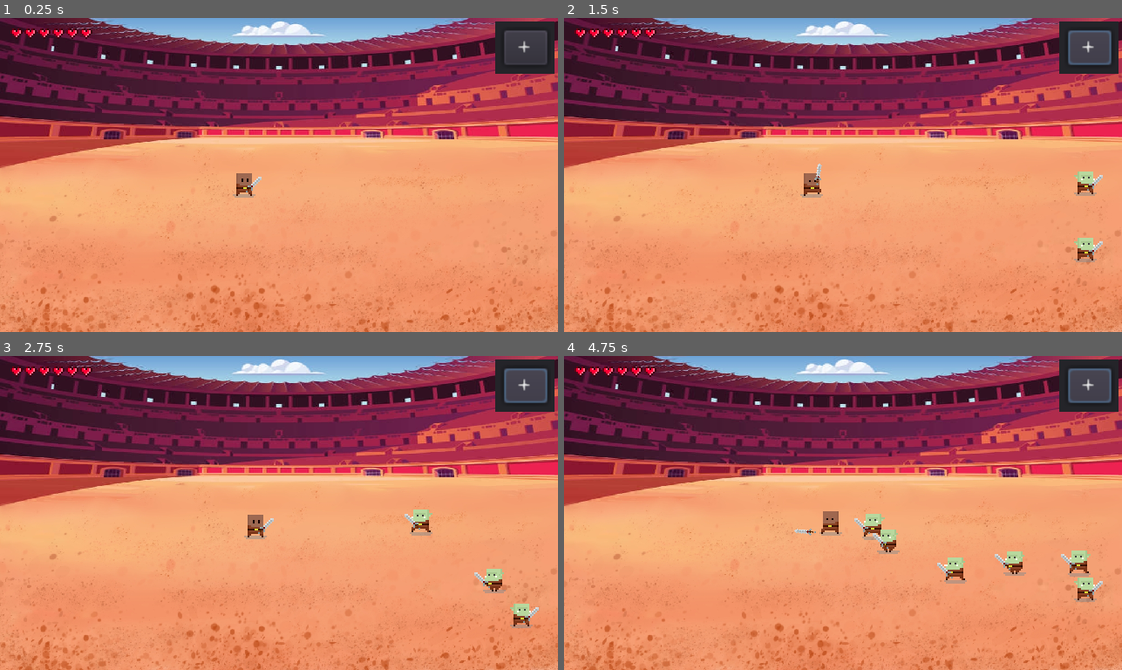
Above: before the commit, frames 1-4 (two rows, left to right).
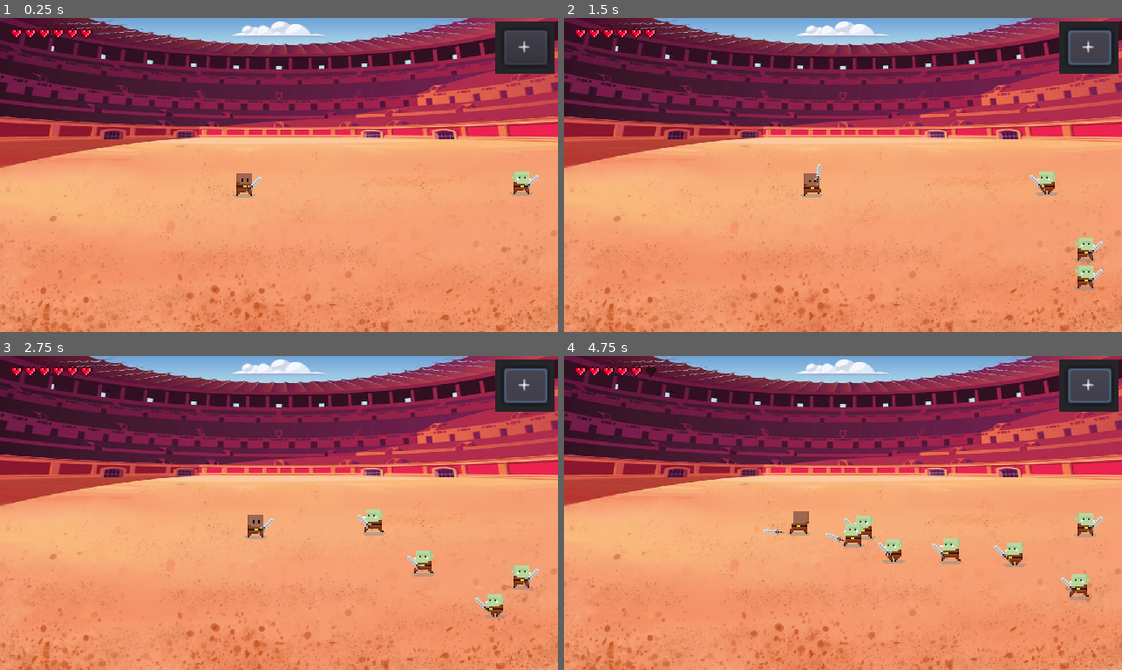
Above: after the commit, the same moments.

Repository: woliveira82/godot-arena
Game: Godot game, scene res://src/game/levels/Arena.tscn
Same seed, same stepped clock (60 frames per second), same inputs: the game is played once before the commit and once after it.
Inputs:
- Up to frame 1 (0.25 s): no input
- Up to frame 2 (1.5 s): click "+" at 0.5 s; hold Right (ui_right) from 1.28 s (still down); tap Space (attack) at 1.35 s
- Up to frame 3 (2.75 s): release Right (ui_right) at 2.03 s; hold Down (ui_down) from 2.03 s (still down); tap Space (attack) at 2.1 s
- Up to frame 4 (4.75 s): release Down (ui_down) at 2.78 s; hold Right (ui_right) 2.78-3.53 s; tap Space (attack) at 2.85, 3.6, 4.35 s; hold Up (ui_up) 3.53-4.28 s; hold Left (ui_left) from 4.28 s (still down)

The runs differ from the first frame. In frame 1, 0.3% of the frame differs, in the area x 42-97%, y 48-57%; in frame 2, 0.8%; in frame 3, 1.8%; in frame 4, 3.1%, in the area x 14-97%, y 3-79%.

Commit message:
feat: add enemy death

Diff:
--- a/src/game/characters/Enemy.gd
+++ b/src/game/characters/Enemy.gd
@@ -8,18 +8,21 @@
 	IDLE,
 	MOVE,
 	ATTACK,
-	DAMAGE
+	DAMAGE,
+	DYING,
 }
 
 onready var animated_sprite = $AnimatedSprite
+onready var animation = $AnimationPlayer
+onready var timer_state = $TimerState
+onready var weapon_position = $Position2D
 onready var weapon = $Position2D/Sword
-onready var weapon_position = $Position2D
-onready var timer_state = $TimerState
+onready var stats = $Stats
 
 
 var rng = RandomNumberGenerator.new()
 var state = IDLE
-var next_state = IDLE
+var alive: bool = true
 var velocity = Vector2.ZERO
 var enemy = null
 var keep_state: bool = false
@@ -32,7 +35,7 @@
 
 
 func _physics_process(delta):
-	if not keep_state:
+	if not keep_state and alive:
 		if _close_to(enemy):
 			_keep_state(0.5, ATTACK)
 
@@ -44,6 +47,7 @@
 		MOVE: _move_toward(enemy, delta)
 		ATTACK: _attack(delta)
 		DAMAGE: _damage(delta)
+		DYING: _dying(delta)
 
 	_flip_sprite(velocity.x)
 	velocity = move_and_slide(velocity)
@@ -86,6 +90,11 @@
 	velocity = velocity.move_toward(Vector2.ZERO, FRICTION * delta)
 
 
+func _dying(delta):
+	animated_sprite.play("Dying")
+	velocity = velocity.move_toward(Vector2.ZERO, FRICTION * delta)
+
+
 func _move_toward(target_enemy, delta):
 	animated_sprite.play("Run")
 	weapon.run()
@@ -104,6 +113,15 @@
 
 
 func _on_Hurtbox_area_entered(area):
-	_keep_state(0.5, DAMAGE)
-	var push_force = 150 if area.global_position.x < position.x else -150
-	velocity.x += push_force
+	if alive:
+		_keep_state(0.5, DAMAGE)
+		stats.harm(1)
+		var push_force = 150 if area.global_position.x < position.x else -150
+		velocity.x += push_force
+
+
+func _on_Stats_no_health():
+	keep_state = true
+	alive = false
+	state = DYING
+	animation.play("Vanish")
--- a/src/game/characters/Enemy.tscn
+++ b/src/game/characters/Enemy.tscn
@@ -1,13 +1,59 @@
-[gd_scene load_steps=7 format=2]
+[gd_scene load_steps=10 format=2]
 
 [ext_resource path="res://src/game/characters/resources/Orc.tres" type="SpriteFrames" id=1]
 [ext_resource path="res://src/game/characters/Enemy.gd" type="Script" id=2]
 [ext_resource path="res://src/game/utils/Hurtbox.tscn" type="PackedScene" id=3]
 [ext_resource path="res://src/game/characters/Sword.tscn" type="PackedScene" id=4]
+[ext_resource path="res://src/game/characters/Stats.tscn" type="PackedScene" id=5]
 
 [sub_resource type="CapsuleShape2D" id=1]
 radius = 1.99999
 height = 6.0
+
+[sub_resource type="Animation" id=3]
+length = 0.001
+tracks/0/type = "value"
+tracks/0/path = NodePath(".:modulate")
+tracks/0/interp = 1
+tracks/0/loop_wrap = true
+tracks/0/imported = false
+tracks/0/enabled = true
+tracks/0/keys = {
+"times": PoolRealArray( 0 ),
+"transitions": PoolRealArray( 1 ),
+"update": 0,
+"values": [ Color( 1, 1, 1, 1 ) ]
+}
+
+[sub_resource type="Animation" id=4]
+resource_name = "Vanish"
+length = 5.0
+tracks/0/type = "value"
+tracks/0/path = NodePath(".:modulate")
+tracks/0/interp = 1
+tracks/0/loop_wrap = true
+tracks/0/imported = false
+tracks/0/enabled = true
+tracks/0/keys = {
+"times": PoolRealArray( 2, 4.9 ),
+"transitions": PoolRealArray( 1, 1 ),
+"update": 0,
+"values": [ Color( 1, 1, 1, 1 ), Color( 1, 1, 1, 0 ) ]
+}
+tracks/1/type = "method"
+tracks/1/path = NodePath(".")
+tracks/1/interp = 1
+tracks/1/loop_wrap = true
+tracks/1/imported = false
+tracks/1/enabled = true
+tracks/1/keys = {
+"times": PoolRealArray( 5 ),
+"transitions": PoolRealArray( 1 ),
+"values": [ {
+"args": [  ],
+"method": "queue_free"
+} ]
+}
 
 [sub_resource type="CapsuleShape2D" id=2]
 radius = 4.0
@@ -19,19 +65,16 @@
 [node name="AnimatedSprite" type="AnimatedSprite" parent="."]
 position = Vector2( -0.5, -8 )
 frames = ExtResource( 1 )
-animation = "Run"
+animation = "Dying"
 
 [node name="CollisionShape2D" type="CollisionShape2D" parent="."]
 position = Vector2( -1, -1 )
 rotation = 1.5708
 shape = SubResource( 1 )
 
-[node name="Hurtbox" parent="." instance=ExtResource( 3 )]
-collision_layer = 32
-
-[node name="CollisionShape2D" parent="Hurtbox" index="0"]
-position = Vector2( -0.5, -7.5 )
-shape = SubResource( 2 )
+[node name="AnimationPlayer" type="AnimationPlayer" parent="."]
+anims/RESET = SubResource( 3 )
+anims/Vanish = SubResource( 4 )
 
 [node name="TimerState" type="Timer" parent="."]
 
@@ -43,9 +86,19 @@
 [node name="Hitbox" parent="Position2D/Sword" index="1"]
 collision_mask = 4
 
+[node name="Hurtbox" parent="." instance=ExtResource( 3 )]
+collision_layer = 32
+
+[node name="CollisionShape2D" parent="Hurtbox" index="0"]
+position = Vector2( -0.5, -7.5 )
+shape = SubResource( 2 )
+
+[node name="Stats" parent="." instance=ExtResource( 5 )]
+
+[connection signal="timeout" from="TimerState" to="." method="_on_TimerState_timeout"]
 [connection signal="area_entered" from="Hurtbox" to="." method="_on_Hurtbox_area_entered"]
-[connection signal="timeout" from="TimerState" to="." method="_on_TimerState_timeout"]
+[connection signal="no_health" from="Stats" to="." method="_on_Stats_no_health"]
 
-[editable path="Hurtbox"]
 [editable path="Position2D/Sword"]
 [editable path="Position2D/Sword/Hitbox"]
+[editable path="Hurtbox"]
--- a/src/game/characters/Player.tscn
+++ b/src/game/characters/Player.tscn
@@ -25,7 +25,7 @@
 position = Vector2( -0.5, -8 )
 frames = ExtResource( 2 )
 animation = "Idle 1"
-frame = 2
+frame = 1
 playing = true
 
 [node name="CollisionShape2D" type="CollisionShape2D" parent="."]
--- a/src/game/characters/resources/Orc.tres
+++ b/src/game/characters/resources/Orc.tres
@@ -25,6 +25,30 @@
 [sub_resource type="AtlasTexture" id=28]
 atlas = ExtResource( 1 )
 region = Rect2( 0, 0, 16, 16 )
+
+[sub_resource type="AtlasTexture" id=29]
+atlas = ExtResource( 1 )
+region = Rect2( 16, 32, 16, 16 )
+
+[sub_resource type="AtlasTexture" id=30]
+atlas = ExtResource( 1 )
+region = Rect2( 32, 32, 16, 16 )
+
+[sub_resource type="AtlasTexture" id=31]
+atlas = ExtResource( 1 )
+region = Rect2( 48, 32, 16, 16 )
+
+[sub_resource type="AtlasTexture" id=32]
+atlas = ExtResource( 1 )
+region = Rect2( 64, 32, 16, 16 )
+
+[sub_resource type="AtlasTexture" id=33]
+atlas = ExtResource( 1 )
+region = Rect2( 80, 32, 16, 16 )
+
+[sub_resource type="AtlasTexture" id=34]
+atlas = ExtResource( 1 )
+region = Rect2( 96, 32, 16, 16 )
 
 [sub_resource type="AtlasTexture" id=4]
 atlas = ExtResource( 1 )
@@ -122,6 +146,11 @@
 "name": "Damage",
 "speed": 6.0
 }, {
+"frames": [ SubResource( 29 ), SubResource( 30 ), SubResource( 31 ), SubResource( 32 ), SubResource( 33 ), SubResource( 34 ) ],
+"loop": false,
+"name": "Dying",
+"speed": 6.0
+}, {
 "frames": [ SubResource( 4 ), SubResource( 5 ), SubResource( 6 ) ],
 "loop": true,
 "name": "Idle 1",
--- a/src/game/levels/Arena.gd
+++ b/src/game/levels/Arena.gd
@@ -18,6 +18,7 @@
 	rng.randomize()
 	hearts.max_hearts = player.stats.max_health
 	hearts.hearts = player.stats.health
+	_on_ButtonEnemy_button_down()
 
 
 func _on_ButtonEnemy_button_down():
Not shown: 1 places in src/game/characters/resources/Orc.tres that only renumber resources
